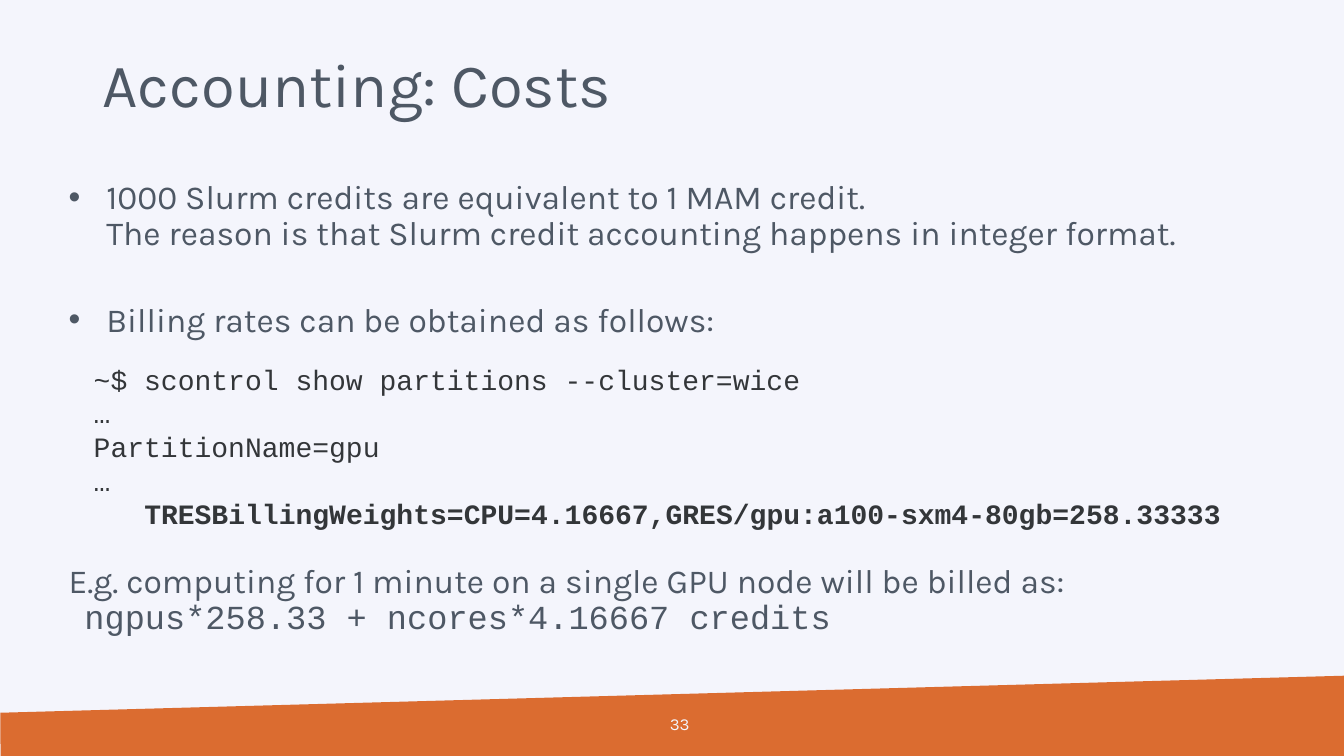
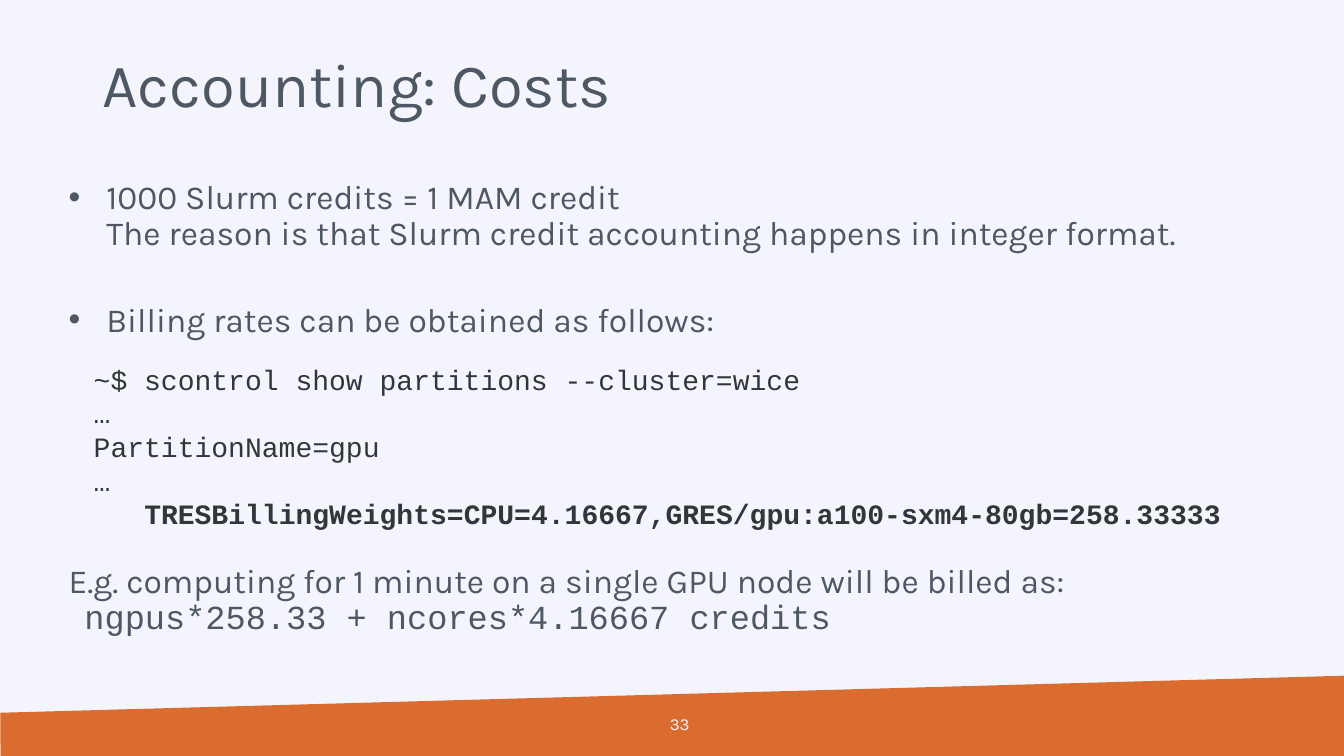
Before and after one commit to hpcleuven/Slurm-lunchbox, a slide deck: slide 33 of Slurm_Lunchbox.pptx. Drawn at 1344x756 pixels with LibreOffice and Linux fonts; fonts in the diff are those of the drawing; background and template pictures are left out. Boxes give left, top, right and bottom in pixels: in the first picture for what was removed or moved away, otherwise in the second. Text is boxed around its words. In the diff, an @@ line names an element or a change of style, - is before the commit and + after.

```diff
--- a/Slurm_Lunchbox.pptx
+++ b/Slurm_Lunchbox.pptx
@@ text at [106,186,1176,253]: text changed @@
-  • 1000 Slurm credits are equivalent to 1 MAM credit.
-    The reason is that Slurm credit accounting happens in integer format.
+  • 1000 Slurm credits = 1 MAM credit
+    The reason is that Slurm credit accounting happens in integer format.
```
Also in this commit, not shown: 5 other slides changed.
